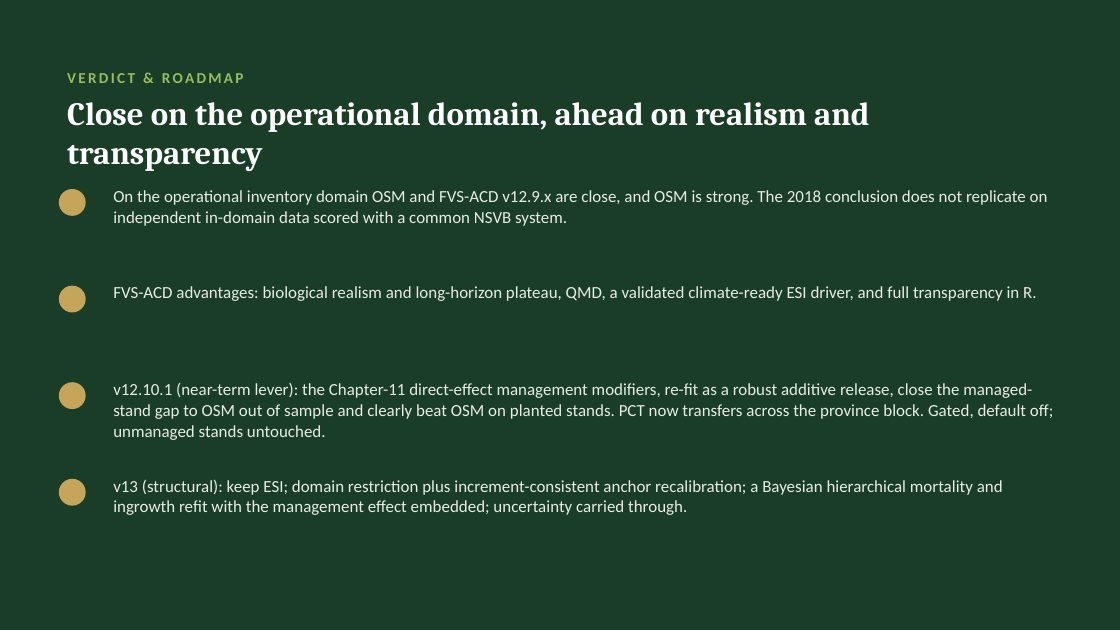
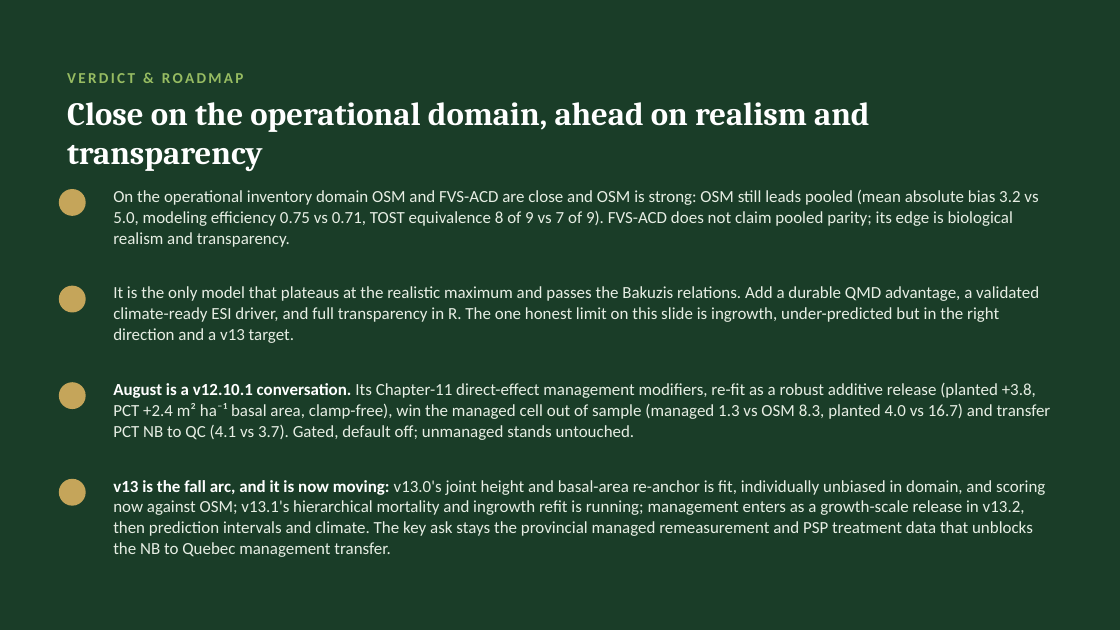
Before and after one commit to holoros/fvs-acd, a slide deck: slide 16 of FVS-ACD_Hennigar_Aug2026.pptx. Drawn at 1120x630 pixels with LibreOffice and Linux fonts; fonts in the diff are those of the drawing. Boxes give left, top, right and bottom in pixels: in the first picture for what was removed or moved away, otherwise in the second. Text is boxed around its words. In the diff, an @@ line names an element or a change of style, - is before the commit and + after.

```diff
--- a/FVS-ACD_Hennigar_Aug2026.pptx
+++ b/FVS-ACD_Hennigar_Aug2026.pptx
@@ text at (x1=113, y1=190, x2=1038, y2=247): text changed @@
-On the operational inventory domain OSM and FVS-ACD v12.9.x are close, and OSM is strong. The 2018 conclusion does not replicate on independent in-domain data scored with a common NSVB system.
+On the operational inventory domain OSM and FVS-ACD are close and OSM is strong: OSM still leads pooled (mean absolute bias 3.2 vs 5.0, modeling efficiency 0.75 vs 0.71, TOST equivalence 8 of 9 vs 7 of 9). FVS-ACD does not claim pooled parity; its edge is biological realism and transparency.
@@ text at (x1=113, y1=286, x2=1039, y2=343): text changed @@
-FVS-ACD advantages: biological realism and long-horizon plateau, QMD, a validated climate-ready ESI driver, and full transparency in R.
+It is the only model that plateaus at the realistic maximum and passes the Bakuzis relations. Add a durable QMD advantage, a validated climate-ready ESI driver, and full transparency in R. The one honest limit on this slide is ingrowth, under-predicted but in the right direction and a v13 target.
@@ text at (x1=113, y1=383, x2=1051, y2=440): text changed @@
-v12.10.1 (near-term lever): the Chapter-11 direct-effect management modifiers, re-fit as a robust additive release, close the managed-stand gap to OSM out of sample and clearly beat OSM on planted stands. PCT now transfers across the province block. Gated, default off; unmanaged stands untouched.
+August is a v12.10.1 conversation. Its Chapter-11 direct-effect management modifiers, re-fit as a robust additive release (planted +3.8, PCT +2.4 m² ha⁻¹ basal area, clamp-free), win the managed cell out of sample (managed 1.3 vs OSM 8.3, planted 4.0 vs 16.7) and transfer PCT NB to QC (4.1 vs 3.7). Gated, default off; unmanaged stands untouched.
@@ text at (x1=113, y1=480, x2=1045, y2=557): text changed @@
-v13 (structural): keep ESI; domain restriction plus increment-consistent anchor recalibration; a Bayesian hierarchical mortality and ingrowth refit with the management effect embedded; uncertainty carried through.
+v13 is the fall arc, and it is now moving: v13.0's joint height and basal-area re-anchor is fit, individually unbiased in domain, and scoring now against OSM; v13.1's hierarchical mortality and ingrowth refit is running; management enters as a growth-scale release in v13.2, then prediction intervals and climate. The key ask stays the provincial managed remeasurement and PSP treatment data that unblocks the NB to Quebec management transfer.
```
Also in this commit, not shown: 12 other slides changed, 29 other files.
